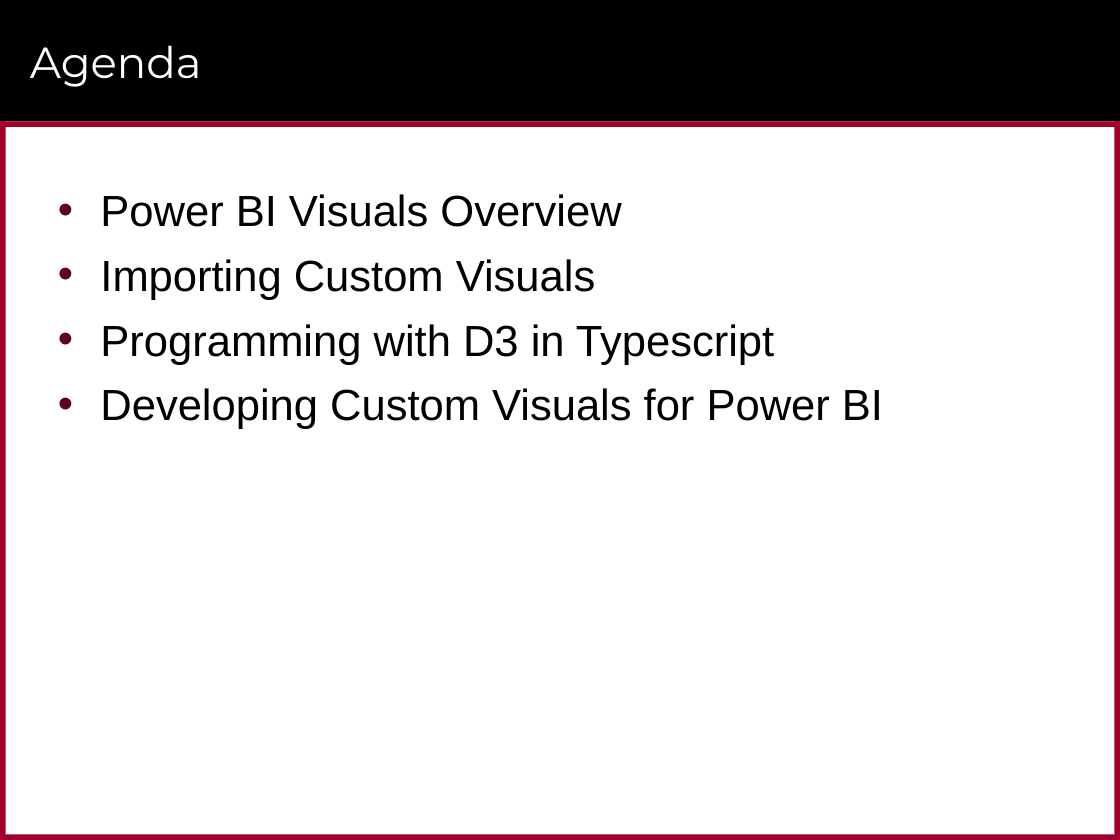
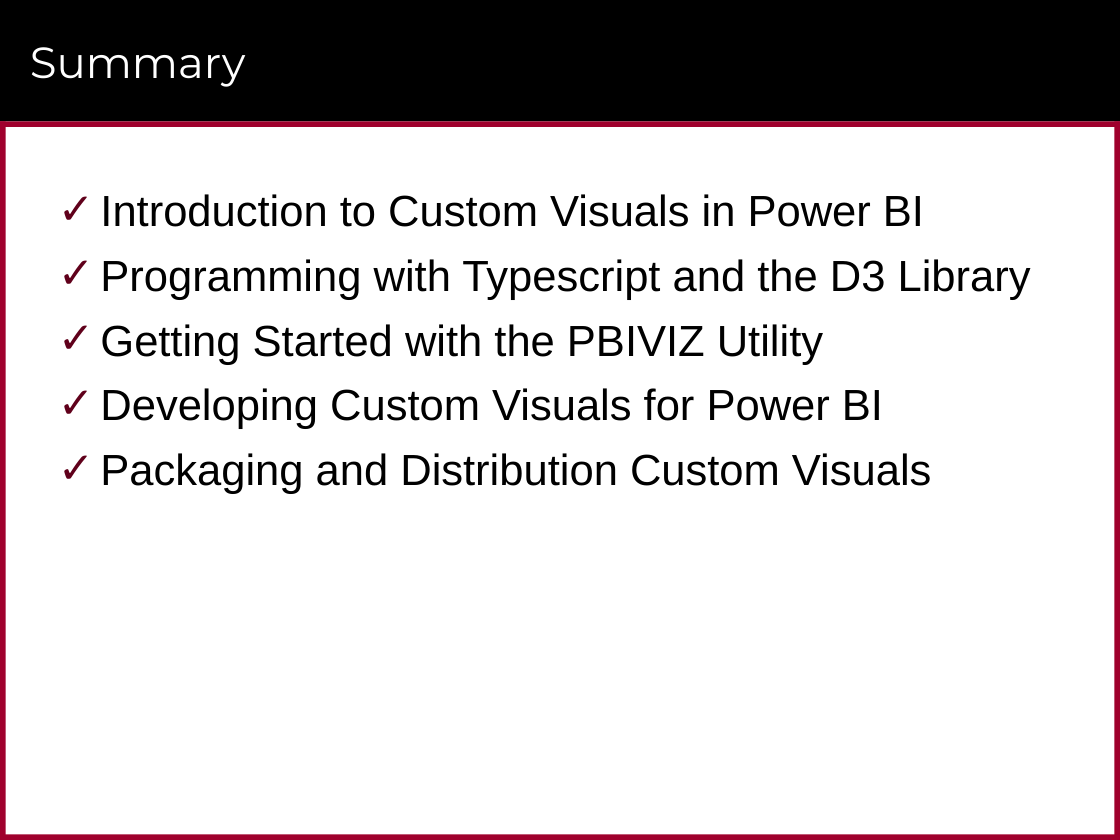
Before and after one commit to CriticalPathTraining/CustomVisualsForPowerBI, a slide deck: slide 48 of CustomVisualsForPowerBI.pptx (slide 20 before the commit). Drawn at 1120x840 pixels with LibreOffice and Linux fonts; fonts in the diff are those of the drawing; background and template pictures are left out. Boxes give left, top, right and bottom in pixels: in the first picture for what was removed or moved away, otherwise in the second. Text is boxed around its words. In the diff, an @@ line names an element or a change of style, - is before the commit and + after.

```diff
--- a/CustomVisualsForPowerBI.pptx
+++ b/CustomVisualsForPowerBI.pptx
@@ title at (30, 47, 246, 87): text changed @@
-Agenda
+Summary
@@ text at (100, 194, 1031, 365): text changed @@
-• Power BI Visuals Overview
-• Importing Custom Visuals
-• Programming with D3 in Typescript
+✓ Introduction to Custom Visuals in Power BI
+✓ Programming with Typescript and the D3 Library
+✓ Getting Started with the PBIVIZ Utility
@@ text at (100, 453, 931, 494): paragraph added @@
+✓ Packaging and Distribution Custom Visuals
```
Also in this commit, not shown: 7 other slides changed, 38 slides added, 12 slides removed.
